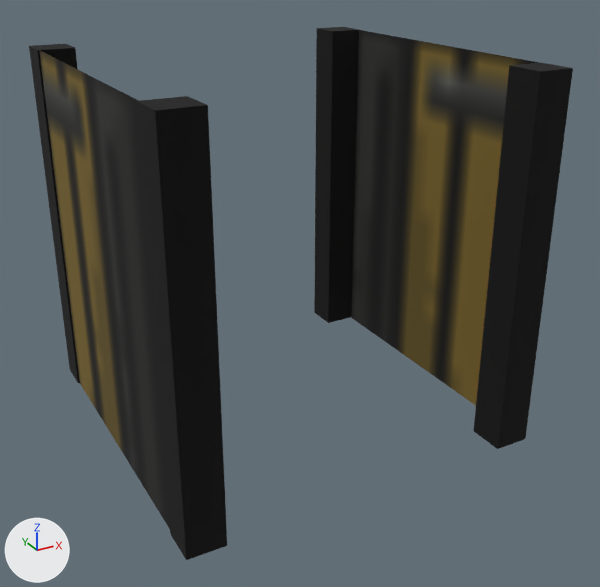
An edit to the OBJ model Models/Walls/Wall1/NS.obj, drawn before and after from the same camera.
Camera for both pictures: a camera (50 mm lens) standing at (-1.97, -3.81, 1.58) and looking at (0.05, -0.15, -0.25). The axes (+X, +Y, +Z) are drawn at lower left. The lights are the same throughout. The picture after the commit comes second. Where no turn or scale is listed for an object, it has been applied to the vertices. Vertices at exactly the same position are counted once.

The first picture shows 'E', 'NE', 'NW', 'SE', 'SW', 'W'.
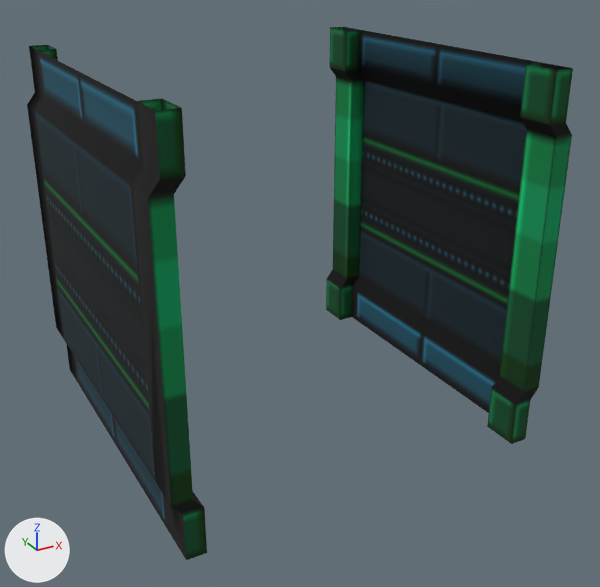
Location of each change, (x1, y1, x2, y2) in pixels of the pictures (600 x 587 px):
'E', reshaped (31% wider, 11% taller): before (351, 30, 539, 405); after (326, 27, 573, 444)
'W', reshaped (37% wider, 7% taller): before (39, 50, 170, 529); after (27, 45, 207, 560)
'SW', deleted: before (137, 96, 227, 560)
'SE', deleted: before (474, 63, 573, 449)
'NE', deleted: before (314, 27, 359, 323)
'NW', deleted: before (29, 44, 80, 383)

The edits, one by one:
Picture 'NewWallTexture1.png' (img_newwalltexture1_png) is new.
Material 'm_8f18cf77-3786-8aaa-c5f5-a5c595de131f' (mat_m_8f18cf77_3786_8aaa_c5f5_a5c595de131f) is new.
Its texture is img_newwalltexture1_png.
Its roughness is 1.0.
me_e is used by ob_e; location (0.0, 0.0, 0.0).
me_e had 4 vertices, 1 face and spanned x 0.99, y -0.8..0.8, z -1.0..1.0.
me_e no longer uses material mat_m_365873e8_e903_df85_dd86_8b54911b9c89 (picture img_walltexture_png).
me_e now has 58 vertices, 50 faces and spans x 0.9..1.05, y -1.0..1.0, z -1.0..1.0.
me_e part 1: the whole mesh is rebuilt.
me_e gains material mat_m_8f18cf77_3786_8aaa_c5f5_a5c595de131f (picture img_newwalltexture1_png).
me_w is used by ob_w; location (0.0, 0.0, 0.0).
me_w had 4 vertices, 1 face and spanned x -0.99, y -0.8..0.8, z -1.0..1.0.
me_w no longer uses material mat_m_365873e8_e903_df85_dd86_8b54911b9c89 (picture img_walltexture_png).
me_w now has 58 vertices, 50 faces and spans x -1.05..-0.9, y -1.0..1.0, z -1.0..1.0.
me_w part 2: the whole mesh is rebuilt.
me_w gains material mat_m_8f18cf77_3786_8aaa_c5f5_a5c595de131f (picture img_newwalltexture1_png).
Object 'NE' (ob_ne) is deleted.
Object 'NW' (ob_nw) is deleted.
Object 'SE' (ob_se) is deleted.
Object 'SW' (ob_sw) is deleted.
